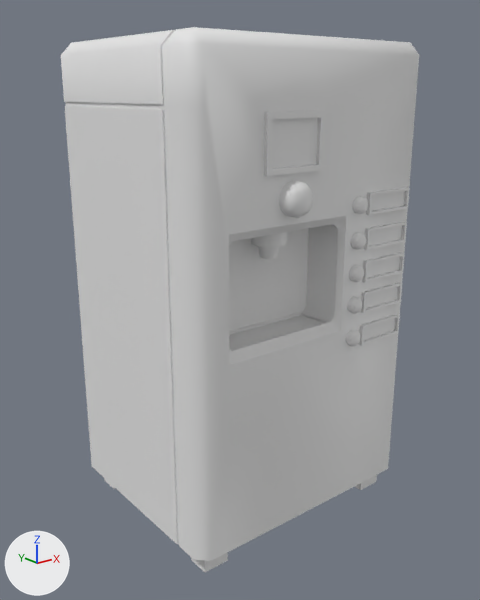
What one commit did to the FBX model My project (2)/Assets/Artists/Noah/Assets/SodaMachine.fbx.
Before and after are seen from a 50 mm lens placed at (-1.86, -2.33, 1.9), pointed at (-0.03, -0.04, 0.99). Lighting does not change. The marker at lower left points along +X, +Y and +Z. The first picture is the older version. Where no turn or scale is listed for an object, it has been applied to the vertices.

Script lines for the objects in view, before the commit:
```python
ob_displayrims = bpy.data.objects.new('DisplayRims', me_cube_006)
ob_displayrims.location = (0.4, -0.5, 1.17)
ob_displays = bpy.data.objects.new('Displays', me_cube_018)
ob_displays.location = (0.4, -0.5, 1.17)
ob_dr__salt_button = bpy.data.objects.new('Dr. Salt_Button', me_cube_012)
ob_dr__salt_button.location = (0.22, -0.5, 0.88)
ob_ice_button = bpy.data.objects.new('Ice_Button', me_cube_003)
ob_ice_button.location = (-0.15, -0.5, 1.52)
ob_md_button = bpy.data.objects.new('MD_Button', me_cube_009)
ob_md_button.location = (0.22, -0.5, 1.31)
ob_nicetea_button = bpy.data.objects.new('NiceTea_Button', me_cube_011)
ob_nicetea_button.location = (0.22, -0.5, 1.03)
ob_pepis_button = bpy.data.objects.new('Pepis_Button', me_cube_002)
ob_pepis_button.location = (0.22, -0.5, 1.46)
ob_sodadispenser = bpy.data.objects.new('SodaDispenser', me_cylinder_011)
ob_sodadispenser.location = (-0.15, -0.37, 1.387)
ob_sodamachine = bpy.data.objects.new('SodaMachine', me_cube_001)
ob_sodamachine.location = (0.0, 0.0, 0.0)
```
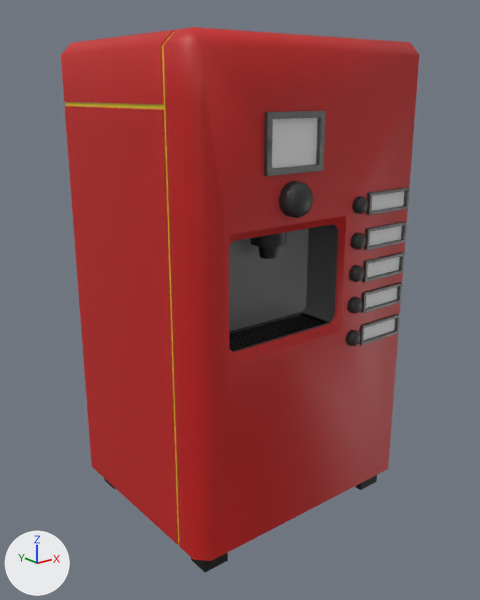
Commit message: Soda Machine Update

Where the newer file only moved an object's origin or applied its transform, the numbers keep the older frame.

What differs and where, as boxes [x1, y1, x2, y2] in the pictures (480 x 600 px):
'SodaMachine', surface changed (white to red)
    both: [61, 27, 419, 572]
'DisplayRims', surface changed (white to grey)
    both: [359, 187, 410, 346]
'Ice_Button', surface changed (white to black)
    both: [279, 181, 313, 218]
'SodaDispenser', surface changed (white to black)
    both: [251, 232, 287, 259]
'Pepis_Button', surface changed (white to black)
    both: [352, 196, 368, 214]
'MD_Button', surface changed (white to black)
    both: [350, 232, 366, 250]
'Fancy_Button', surface changed (white to black)
    both: [349, 265, 364, 282]
'NiceTea_Button', surface changed (white to black)
    both: [347, 297, 362, 314]
'Dr. Salt_Button', surface changed (white to black)
    both: [346, 330, 361, 346]

The change, as a list of edits to the scene's bpy script:
```text
Add img_sodamachine_soda_machine_albedotransparency_png:
    img_sodamachine_soda_machine_albedotransparency_png = load_image('SodaMachine_Soda_Machine_AlbedoTransparency.png', '../Textures/SodaMachine/SodaMachine_Soda_Machine_AlbedoTransparency.png', 2048, 2048, 'sRGB')
Add img_sodamachine_soda_machine_metallicsmoothness_png:
    img_sodamachine_soda_machine_metallicsmoothness_png = load_image('SodaMachine_Soda_Machine_MetallicSmoothness.png', '../Textures/SodaMachine/SodaMachine_Soda_Machine_MetallicSmoothness.png', 2048, 2048, 'Non-Color')
Change mat_soda_machine:
    add n2 = _N.new('ShaderNodeTexImage'); n2.name = 'Image Texture'
    add n2.image = img_sodamachine_soda_machine_albedotransparency_png
    add n3 = _N.new('ShaderNodeTexImage'); n3.name = 'Image Texture.001'
    add n3.image = img_sodamachine_soda_machine_metallicsmoothness_png
    where n0 = _N.new('ShaderNodeBsdfPrincipled'); n0.name = 'Principled BSDF'
    add _L.new(n2.outputs[0], n0.inputs[0])  # 'Color' to 'Base Color'
    add _L.new(n3.outputs[0], n0.inputs[1])  # 'Color' to 'Metallic'
```
